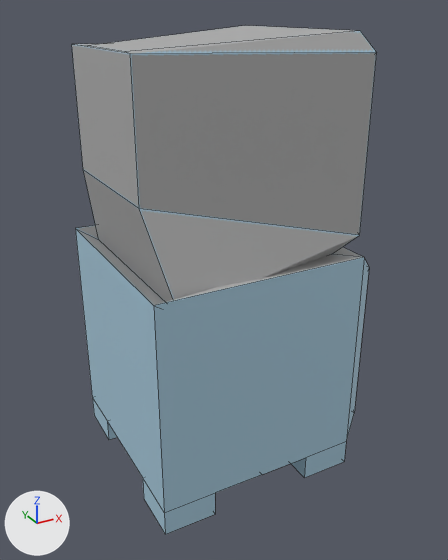
The Blender file Assets/Mesh/TVConsole.blend as it was, and as the next commit left it.
Before and after are seen from a camera (50 mm lens) standing at (-2.54, -4.87, 3.02) and looking at (0.09, -0.09, 0.62). The axes (+X, +Y, +Z) are drawn at lower left. The lights are the same throughout. Mesh edges are drawn as thin lines.
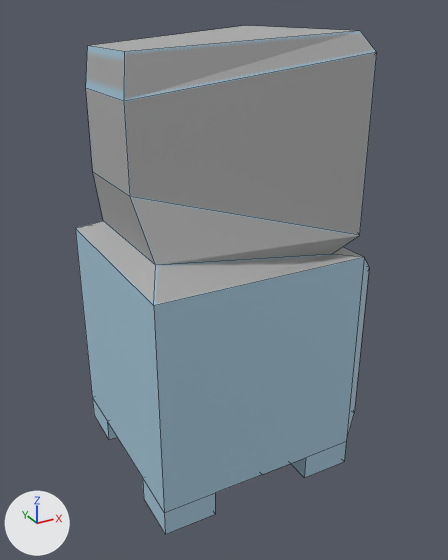
What differs and where, as boxes (x1, y1, x2, y2) in the pictures (448 x 560 px; the box of a moved part takes in the faces that stretch with it):
'Cube', reshaped
    before: (72, 26, 376, 534)
    after: (75, 26, 376, 534)
part 1 of me_cube, moved or reshaped
    before: (72, 31, 376, 305)
    after: (75, 31, 376, 305)

Diff of the bpy script that builds the scene:
```diff
--- a/Assets/Mesh/TVConsole.blend.py
+++ b/Assets/Mesh/TVConsole.blend.py
@@ me_cube @@
 me_cube.from_pydata(...)  # 110 vertices, 98 faces; spans x -1.0..1.2, y -1.0..1.0, z -1.25..2.85
 # used by ob_cube; location = (0.0, 0.0, 0.0)
-me_cube.vertices[9].co = (-0.78, -0.96, 0.85)
-me_cube.vertices[11].co = (-0.78, 0.96, 0.85)  # pixel (98, 239)
-me_cube.vertices[13].co = (-0.95, -0.69, 1.65)  # pixel (139, 208)
-me_cube.vertices[15].co = (-0.95, 0.69, 1.65)  # pixel (83, 169)
-me_cube.vertices[17].co = (-0.95, -0.69, 2.73)  # pixel (130, 53)
-me_cube.vertices[19].co = (-0.95, 0.69, 2.73)  # pixel (71, 44)
+# me_cube part 1
+me_cube.vertices[9].co = (-0.82, -0.63, 1.15)  # pixel (155, 265)
+me_cube.vertices[11].co = (-0.82, 0.63, 1.15)  # pixel (103, 220)
+me_cube.vertices[13].co = (-0.93, -0.46, 1.68)  # pixel (130, 196)
+me_cube.vertices[15].co = (-0.93, 0.46, 1.68)  # pixel (92, 171)
+me_cube.vertices[17].co = (-0.93, -0.46, 2.4)  # pixel (124, 101)
+me_cube.vertices[19].co = (-0.93, 0.46, 2.4)  # pixel (85, 88)
 me_cube.materials.append(mat_material)
```
